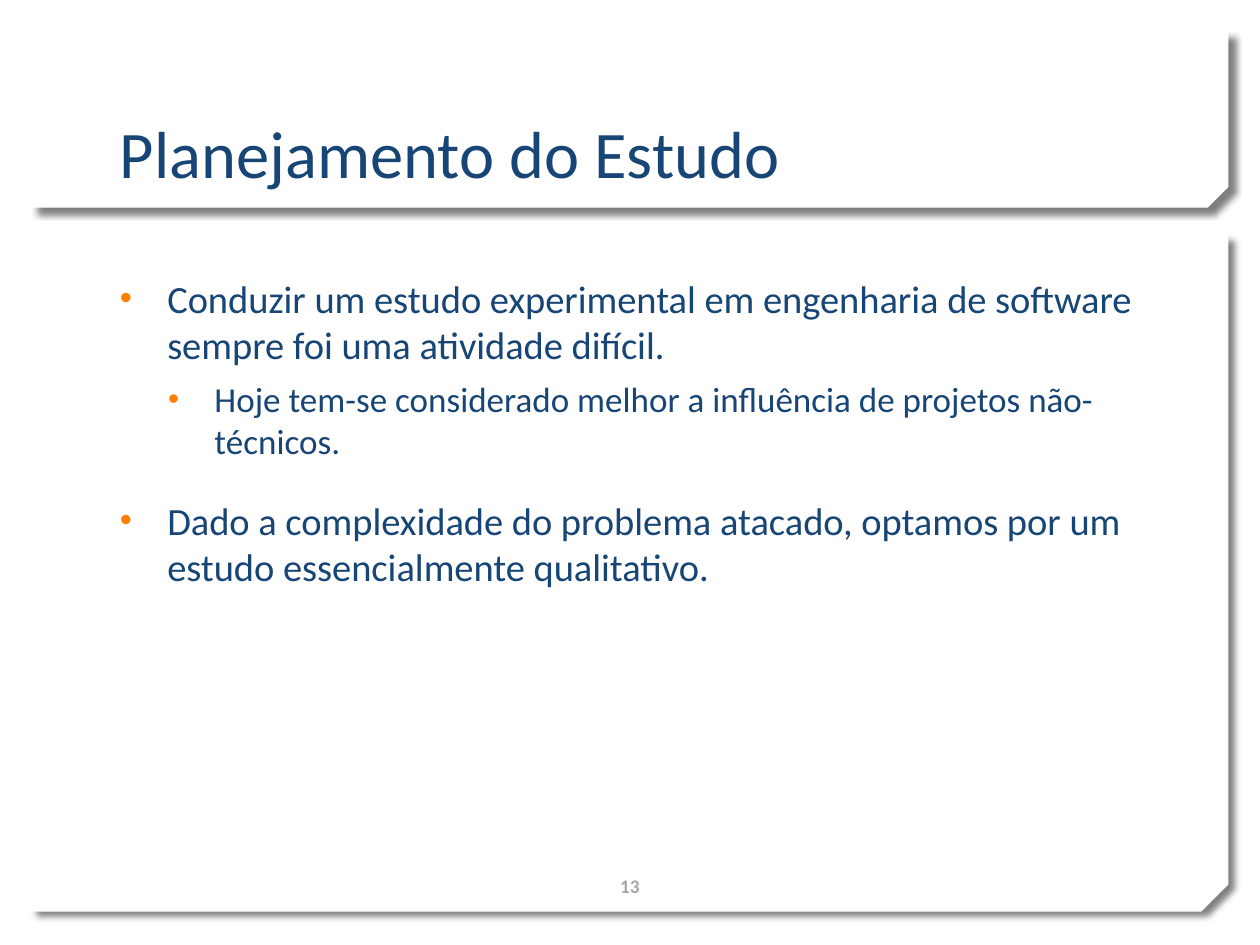
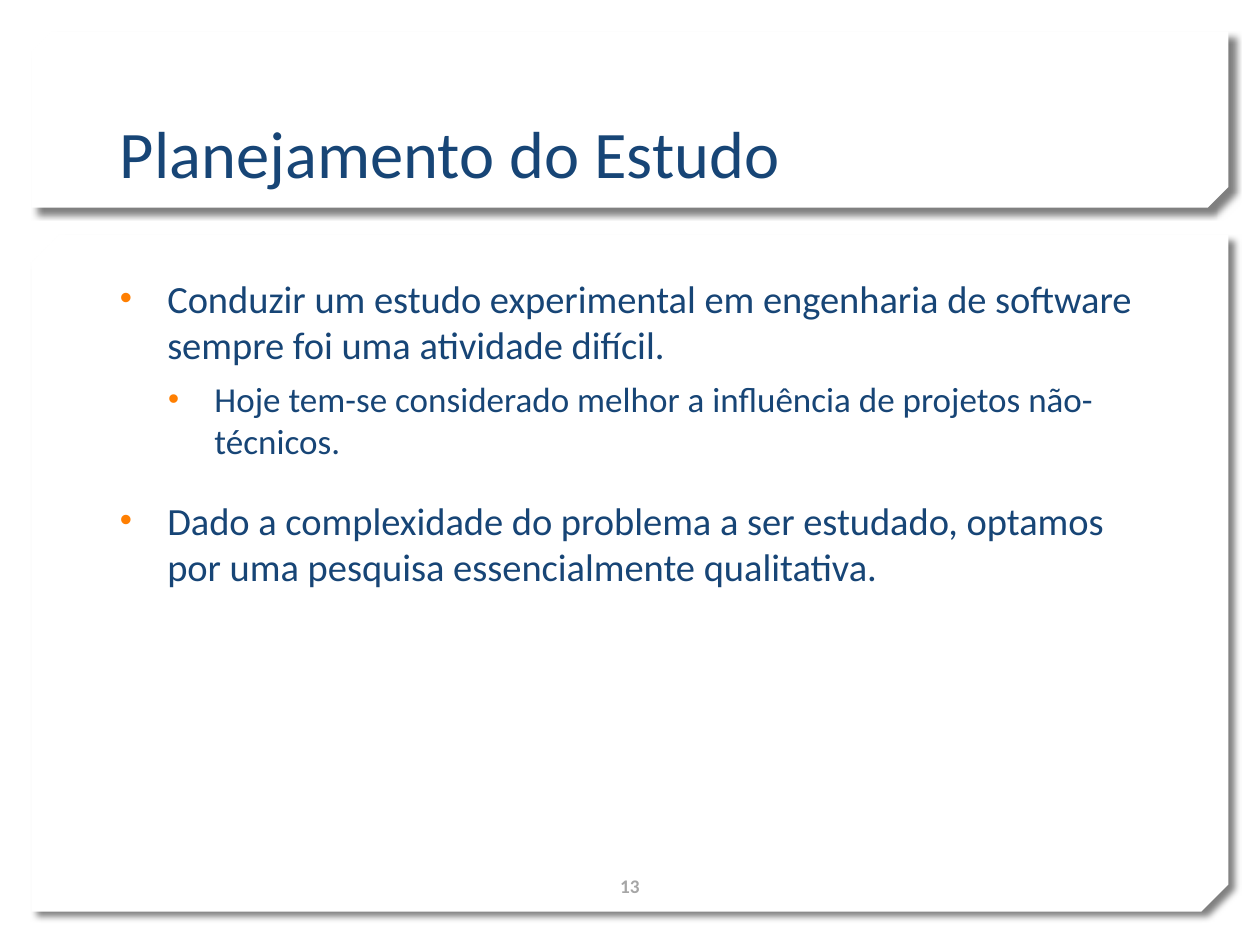
Before and after one commit to marcogerosa/mestrado, a slide deck: slide 13 of defesa.pptx. Drawn at 1260x945 pixels with LibreOffice and Linux fonts; fonts in the diff are those of the drawing; background and template pictures are left out. Boxes give left, top, right and bottom in pixels: in the first picture for what was removed or moved away, otherwise in the second. Text is boxed around its words. In the diff, an @@ line names an element or a change of style, - is before the commit and + after.

```diff
--- a/defesa.pptx
+++ b/defesa.pptx
@@ text at (x1=167, y1=508, x2=1104, y2=588): text changed @@
-• Dado a complexidade do problema atacado, optamos por um estudo essencialmente qualitativo.
+• Dado a complexidade do problema a ser estudado, optamos por uma pesquisa essencialmente qualitativa.
```
Also in this commit, not shown: 6 other slides changed, 1 other file.
